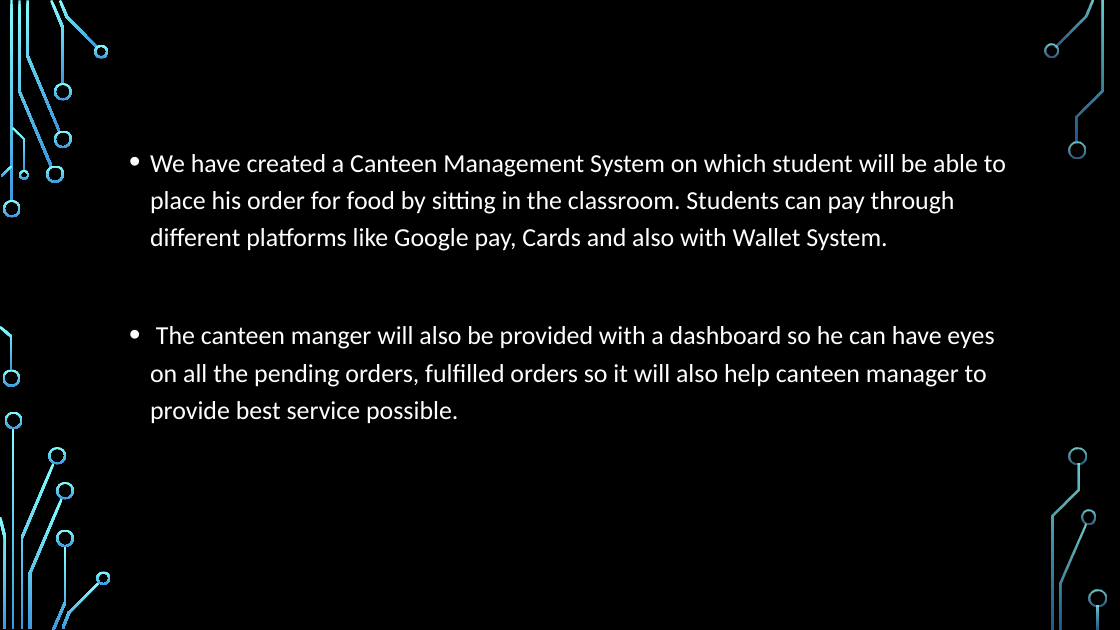
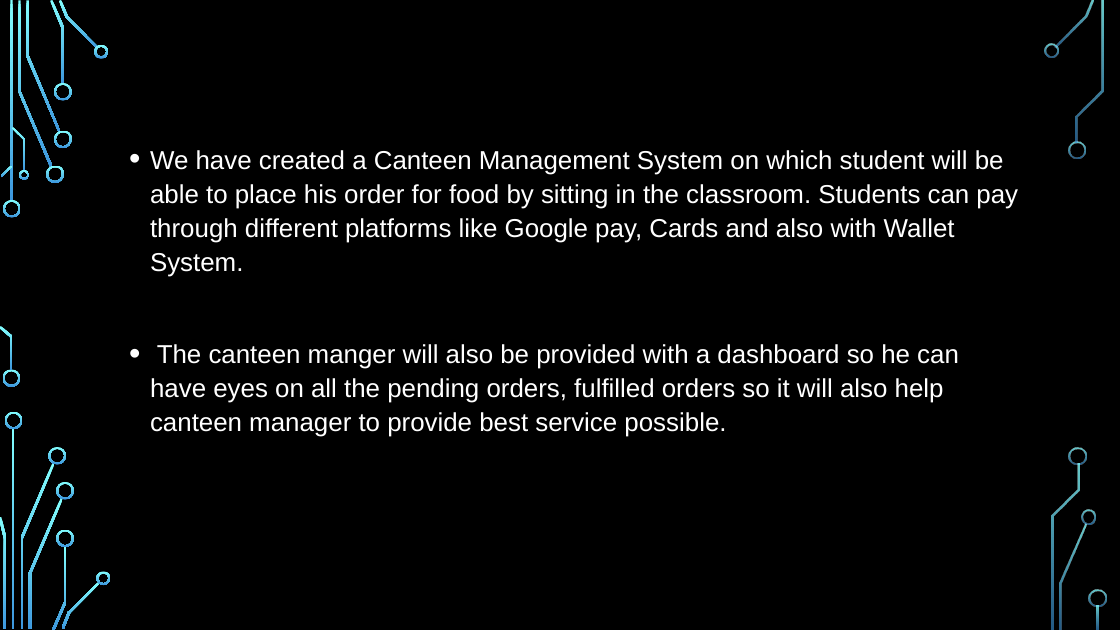
Before and after one commit to iamVishal8947/Campus-Canteen-Management-System, a slide deck: slide 4 of Ppts/CMS presentation.pptx. Drawn at 1120x630 pixels with LibreOffice and Linux fonts; fonts in the diff are those of the drawing; background and template pictures are left out. Boxes give left, top, right and bottom in pixels: in the first picture for what was removed or moved away, otherwise in the second. Text is boxed around its words. In the diff, an @@ line names an element or a change of style, - is before the commit and + after.

```diff
--- a/Ppts/CMS presentation.pptx
+++ b/Ppts/CMS presentation.pptx
@@ text "We have created a Canteen ..." at (x1=150, y1=150, x2=1018, y2=437): font Calibri to Arial; line spacing 1.2 to 1.1 @@
```
Also in this commit, not shown: 6 other slides changed, 7 slides added, 1 slide removed.
